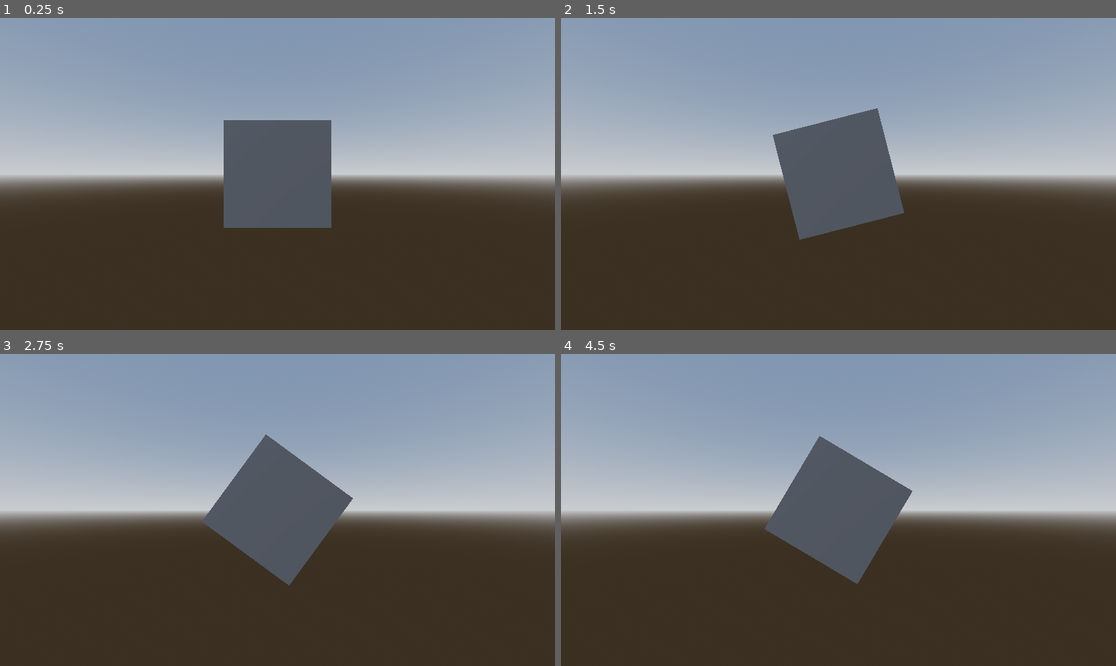
Above: before the commit, frames 1-4 (two rows, left to right).
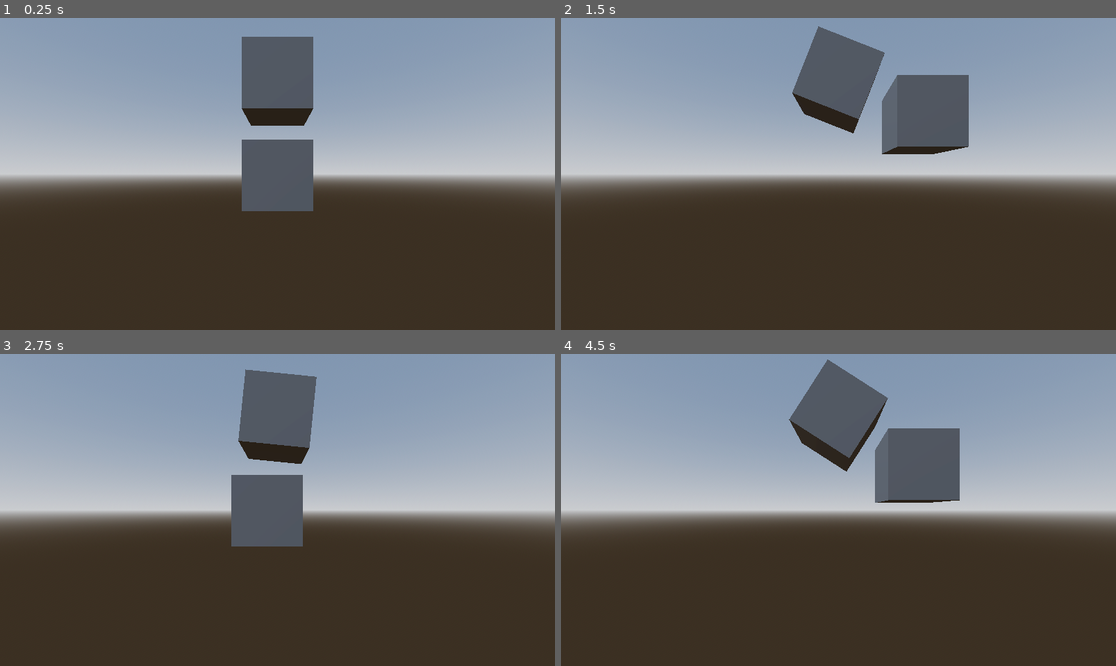
Above: after the commit, the same moments.

Repository: EsbenNyboe/GMTK-Jam-2025
Game: Godot game, scene res://main_scene.tscn
Two runs of this game, one before a commit and one after it. Both use one fixed random seed, a clock stepped at 60 frames per second and the inputs below.
Inputs:
- Up to frame 1 (0.25 s): no input
- Up to frame 2 (1.5 s): tap Enter at 0.5 s; hold Space (swing) 0.53-1.28 s; tap Space (swing) at 1.35 s
- Up to frame 3 (2.75 s): hold Space (swing) from 2.03 s (still down)
- Up to frame 4 (4.5 s): release Space (swing) at 2.78 s; tap Space (swing) at 2.85, 4.35 s; hold Space (swing) 3.53-4.28 s

The runs differ from the first frame. In frame 1, 7.1% of the frame differs, in the area x 40-60%, y 6-68%; in frame 2, 14%, in the area x 38-74%, y 2-72%; in frame 3, 6.8%; in frame 4, 12%.

Commit message:
Affect swing by gravity

Diff:
--- a/main_scene.tscn
+++ b/main_scene.tscn
@@ -21,7 +21,6 @@
 
 [node name="Main Scene" type="Node3D"]
 script = ExtResource("1_0f027")
-torque_amount = 0.1
 
 [node name="WorldEnvironment" type="WorldEnvironment" parent="."]
 environment = SubResource("Environment_2c62f")
@@ -31,9 +30,10 @@
 shadow_enabled = true
 
 [node name="Camera3D" type="Camera3D" parent="."]
-transform = Transform3D(1, 0, 0, 0, 1, 0, 0, 0, 1, 0, 0, 2.37779)
+transform = Transform3D(1, 0, 0, 0, 1, 0, 0, 0, 1, 0, 0, 3.34129)
 
 [node name="RigidBody3D" type="RigidBody3D" parent="."]
+transform = Transform3D(1, 0, 0, 0, 1, 0, 0, 0, 1, 0, 1.41461, 0)
 axis_lock_linear_x = true
 axis_lock_linear_y = true
 axis_lock_linear_z = true
@@ -43,3 +43,15 @@
 
 [node name="CollisionShape3D" type="CollisionShape3D" parent="RigidBody3D"]
 shape = SubResource("BoxShape3D_o3jxj")
+
+[node name="RigidBody3D2" type="RigidBody3D" parent="."]
+
+[node name="MeshInstance3D" type="MeshInstance3D" parent="RigidBody3D2"]
+mesh = SubResource("BoxMesh_o3jxj")
+
+[node name="CollisionShape3D" type="CollisionShape3D" parent="RigidBody3D2"]
+shape = SubResource("BoxShape3D_o3jxj")
+
+[node name="PinJoint3D" type="PinJoint3D" parent="."]
+node_a = NodePath("../RigidBody3D")
+node_b = NodePath("../RigidBody3D2")
